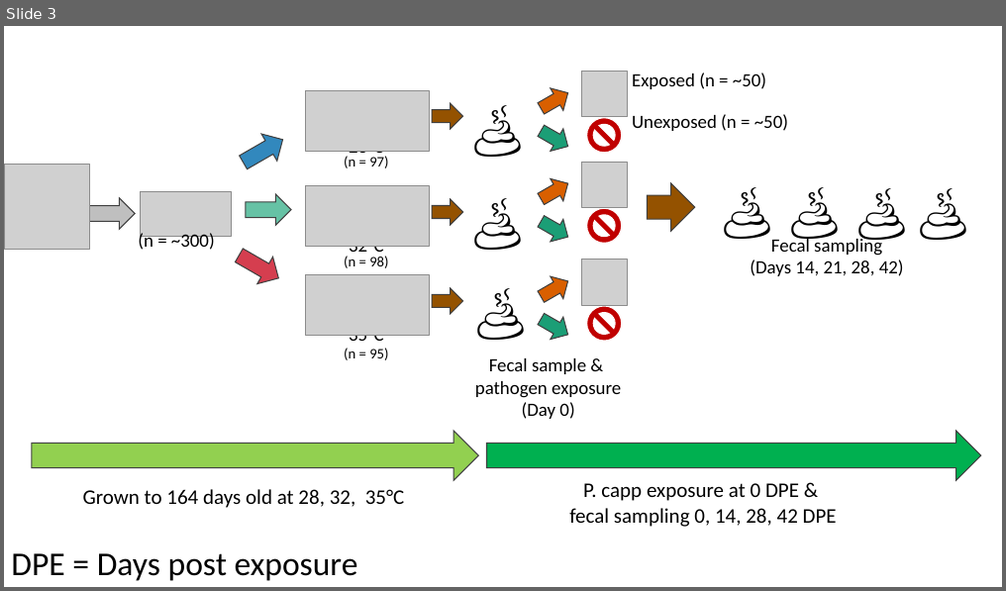
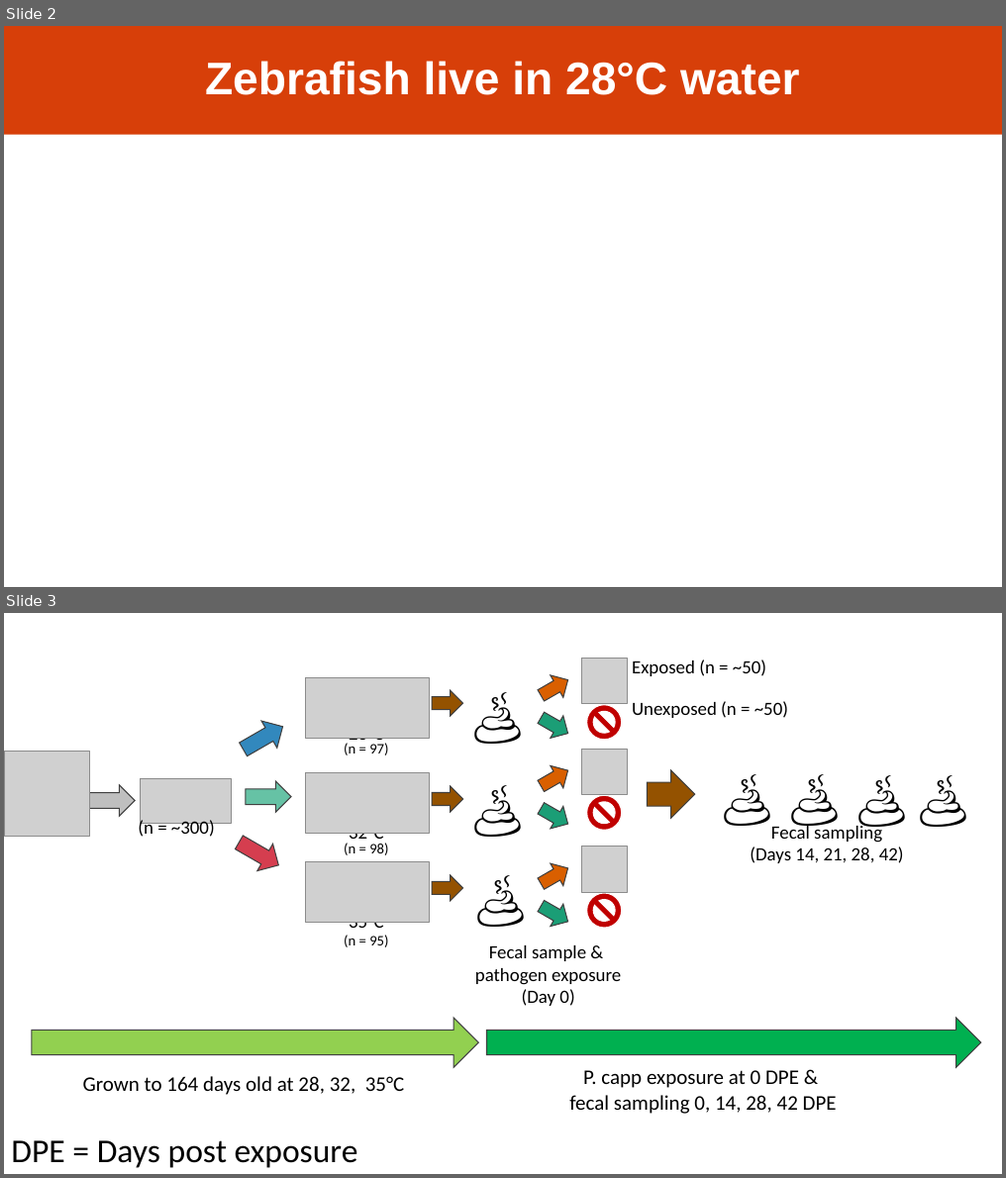
Before and after one commit to sielerjm/RoL_HeaterTrial2021, a slide deck: Presentation/RoL_HeaterTrial2021.pptx. Shown one above the other, each under a label of ours: slide 3 before the commit, slides 2 and 3 after it. The pictures are 1006x591 and 1006x1178 pixels, drawn with LibreOffice and Linux fonts; fonts in the diff are those of the drawing; grey boxes stand for pictures. Boxes give left, top, right and bottom in pixels: in the first picture for what was removed or moved away, otherwise in the second. Text is boxed around its words. In the diff, an @@ line names an element or a change of style, - is before the commit and + after.

```diff
--- a/Presentation/RoL_HeaterTrial2021.pptx
+++ b/Presentation/RoL_HeaterTrial2021.pptx
@@ slide 2 added at bbox=[4, 26, 1002, 587], background #FFFFFF @@
@@ title added at bbox=[4, 26, 1002, 135], fill #D73F09, 44 pt, text #FFFFFF, bold @@
+Zebrafish live in 28°C water
```
Also in this commit, not shown: 1 slide changed, 11 other slides added, 2 slides removed, 22 other files.
